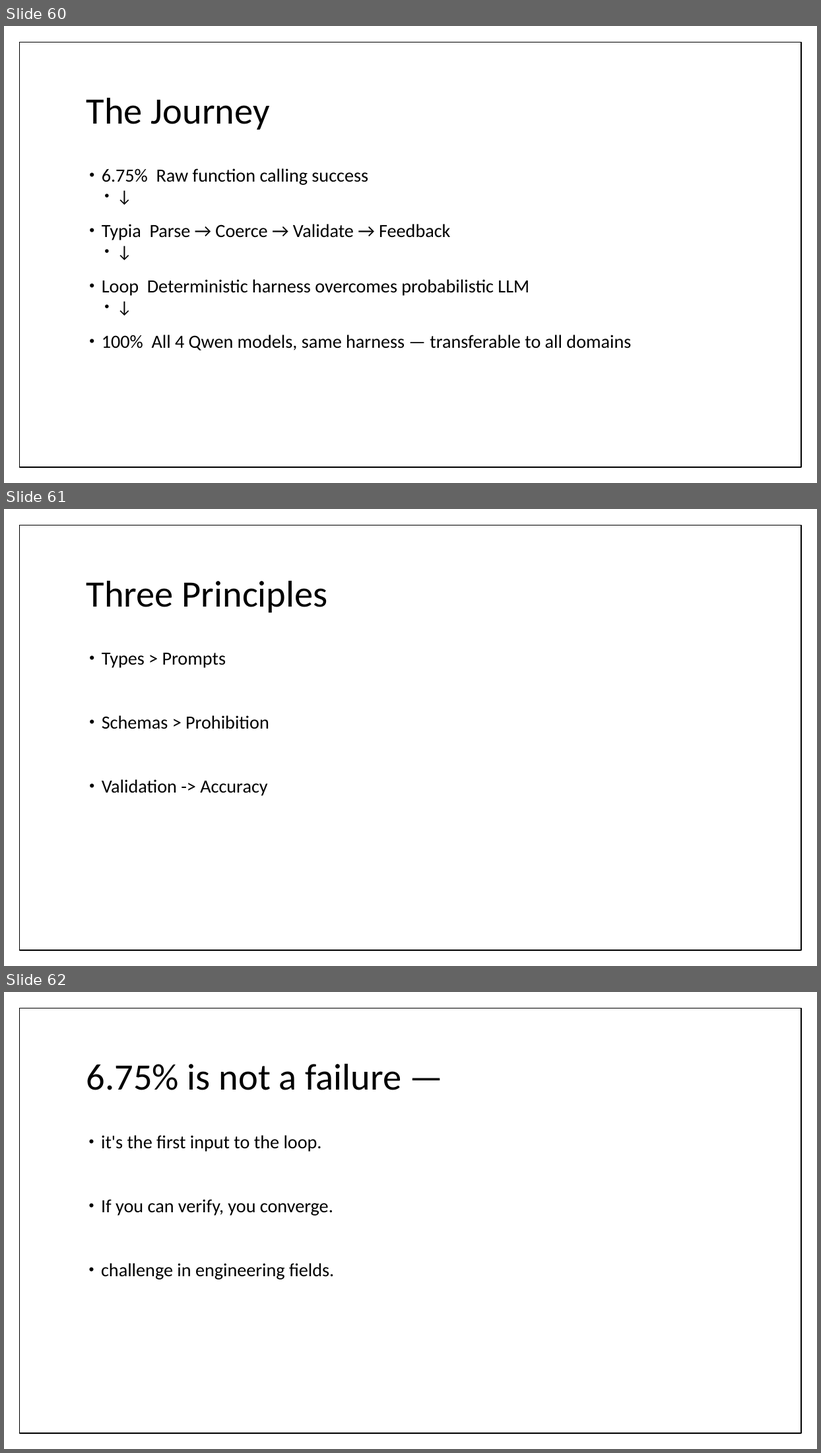
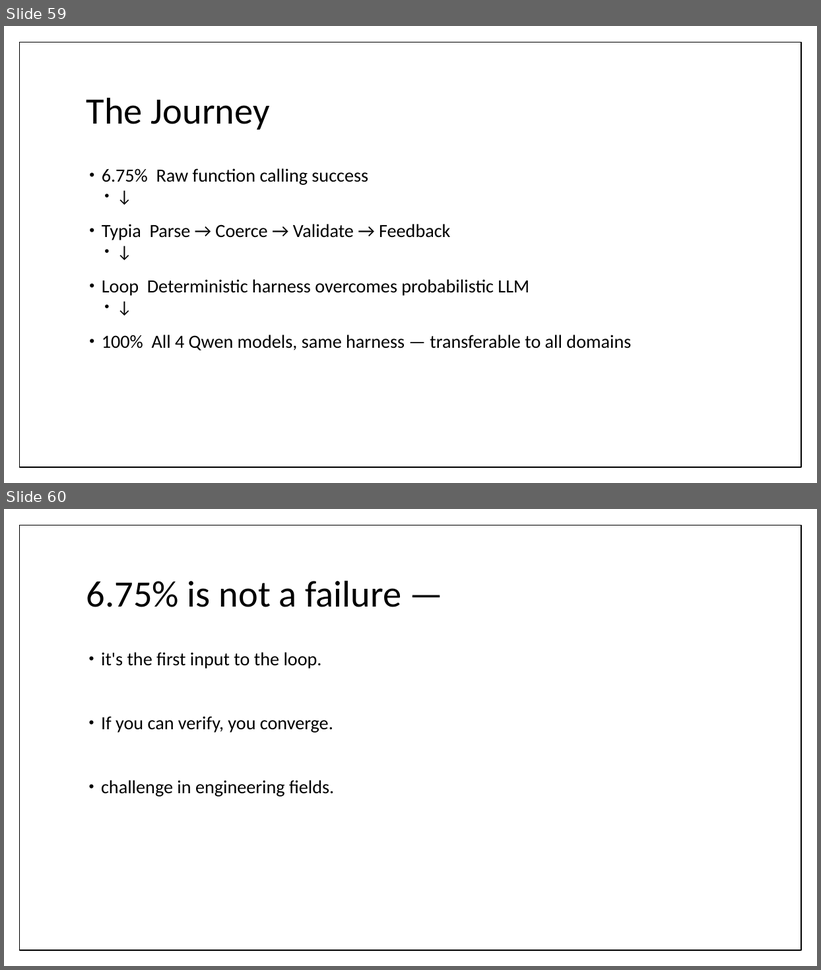
Before and after one commit to wrtnlabs/autobe, a slide deck: website/public/seminars/20260326-qwen-meetup-korea.pptx. Shown one above the other, each under a label of ours: slides 60, 61 and 62 before the commit, slides 59 and 60 after it. The pictures are 821x1453 and 821x970 pixels, drawn with LibreOffice and Linux fonts; fonts in the diff are those of the drawing. Boxes give left, top, right and bottom in pixels: in the first picture for what was removed or moved away, otherwise in the second. Text is boxed around its words. In the diff, an @@ line names an element or a change of style, - is before the commit and + after.

```diff
--- a/website/public/seminars/20260326-qwen-meetup-korea.pptx
+++ b/website/public/seminars/20260326-qwen-meetup-korea.pptx
@@ slide 61 removed at box(4, 509, 817, 966), background #FFFFFF; not listed: 1 template element that a slide beside it also shows @@
@@ title removed at box(86, 580, 328, 613) @@
-Three Principles
@@ text removed at box(102, 653, 269, 796) @@
-• Types > Prompts
-• Schemas > Prohibition
-• Validation -> Accuracy
@@ what was slide 60 is now slide 59 @@
@@ what was slide 62 is now slide 60 @@
```
Also in this commit, not shown: 6 slides changed, 1 other slide removed.
